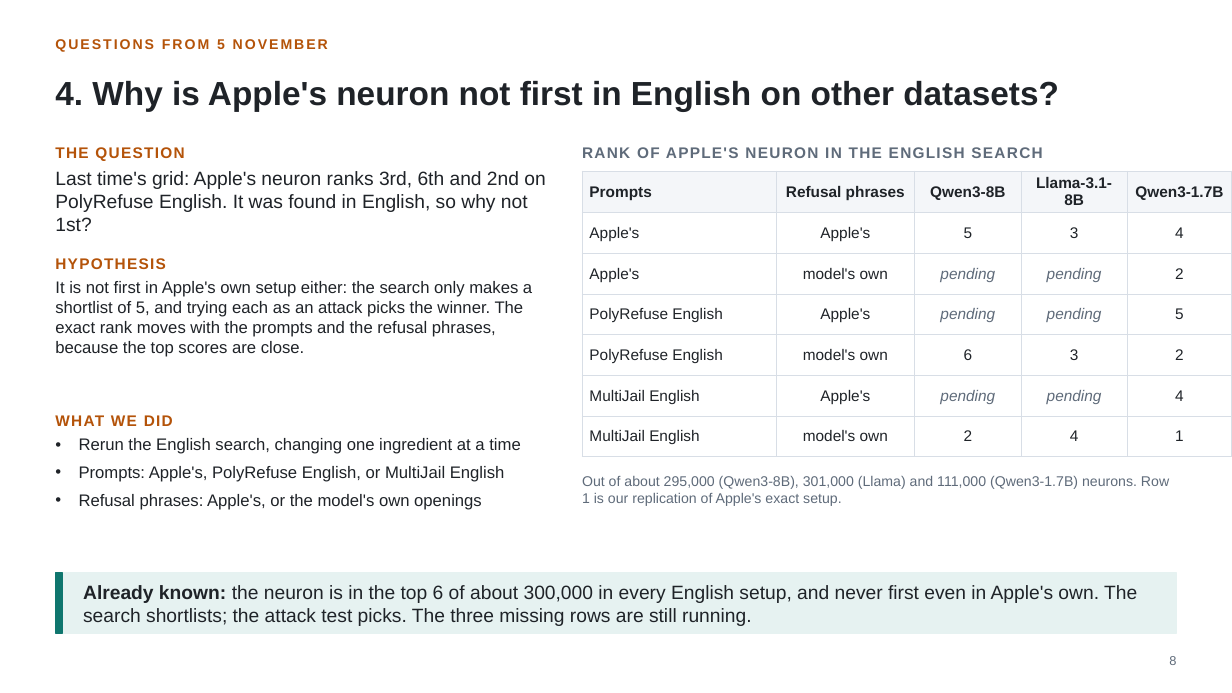
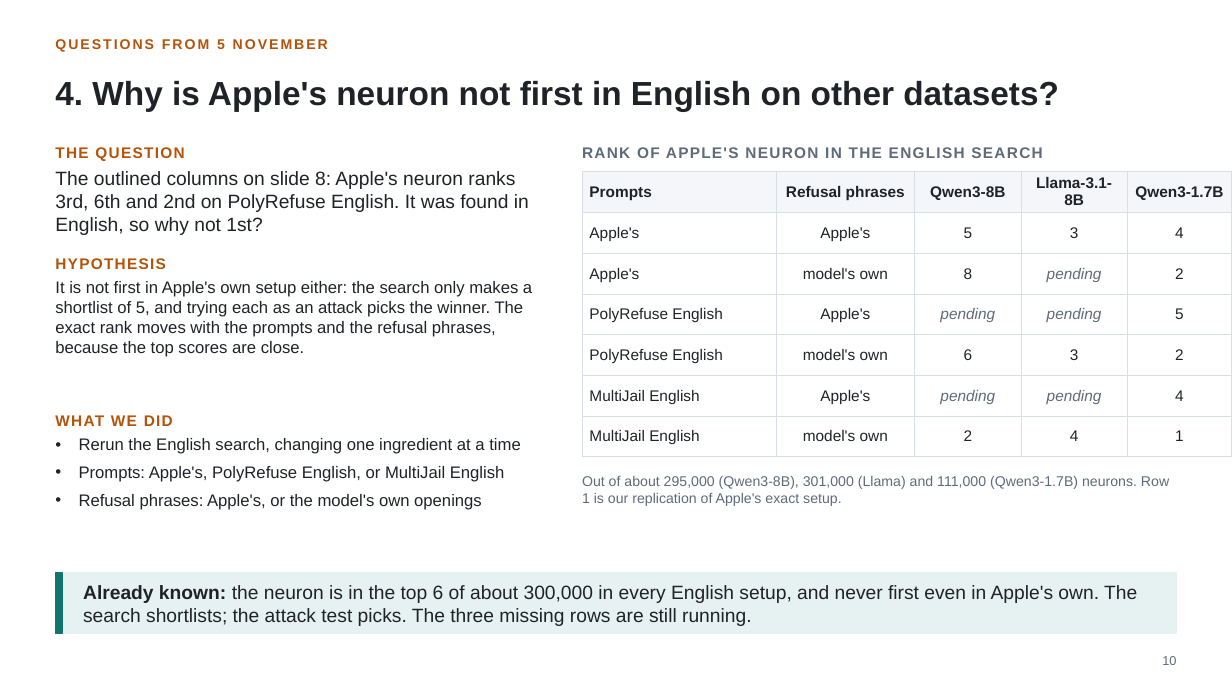
Before and after one commit to fjoad/refusal-neurons, a slide deck: slide 10 of slides/refusal_neurons_2026-11-12.pptx (slide 8 before the commit). Drawn at 1232x693 pixels with LibreOffice and Linux fonts; fonts in the diff are those of the drawing. Boxes give left, top, right and bottom in pixels: in the first picture for what was removed or moved away, otherwise in the second. Text is boxed around its words. In the diff, an @@ line names an element or a change of style, - is before the commit and + after.

```diff
--- a/slides/refusal_neurons_2026-11-12.pptx
+++ b/slides/refusal_neurons_2026-11-12.pptx
@@ text at (55, 171, 529, 235): text changed @@
-Last time's grid: Apple's neuron ranks 3rd, 6th and 2nd on PolyRefuse English. It was found in English, so why not 1st?
+The outlined columns on slide 8: Apple's neuron ranks 3rd, 6th and 2nd on PolyRefuse English. It was found in English, so why not 1st?
@@ table at (582, 171, 1232, 448) @@
-row 3, column 3: pending
+row 3, column 3: 8
@@ text at (1162, 656, 1176, 665): text changed @@
-8
+10
```
Also in this commit, not shown: 13 other slides changed, 5 slides added, 12 other files.
